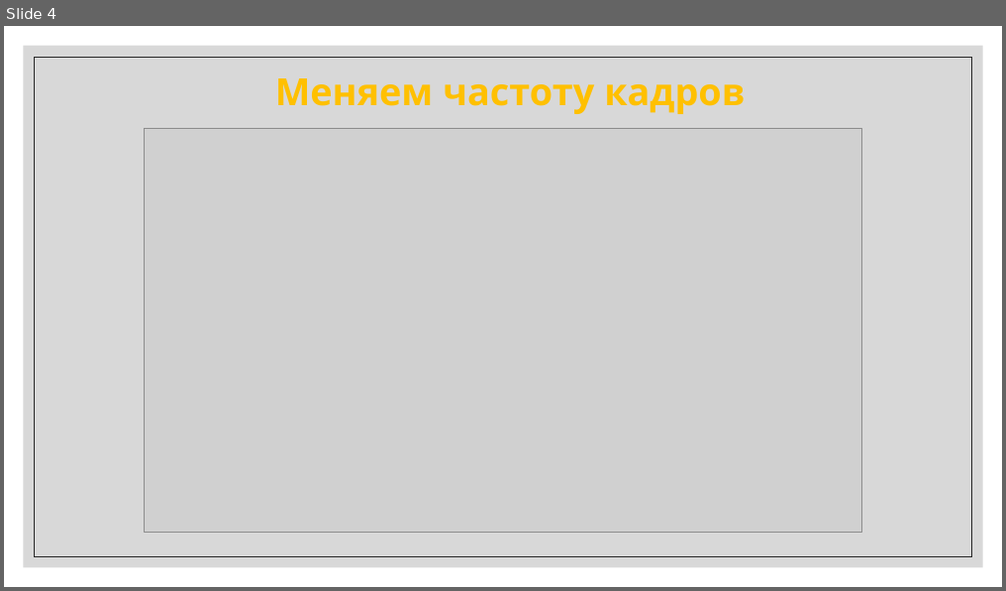
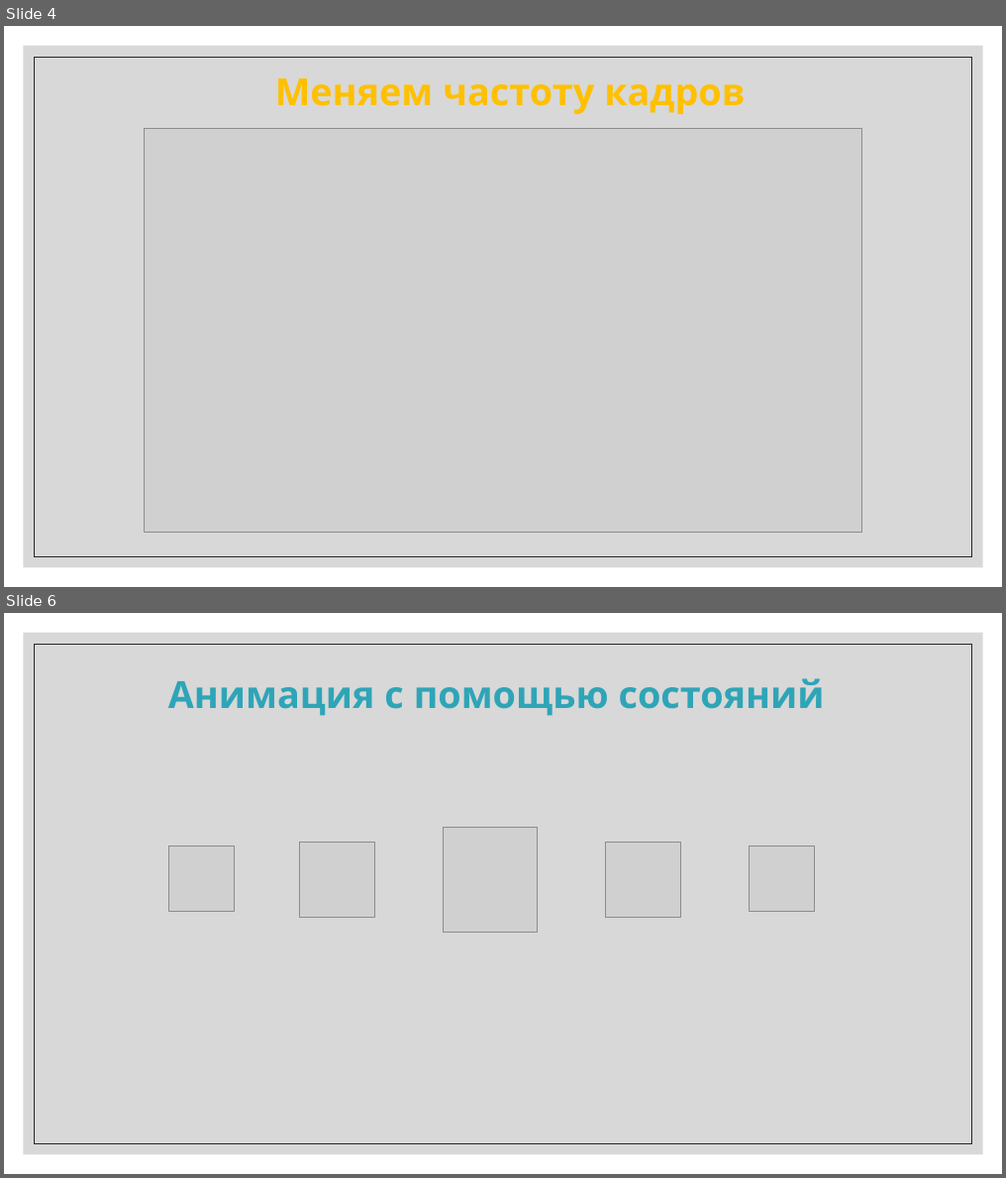
Before and after one commit to IriEfremova/LessonsCube, a slide deck: Unity/Lesson9/Animation.pptx. Shown one above the other, each under a label of ours: slide 4 before the commit, slides 4 and 6 after it; the slides between them are not shown. The pictures are 1006x591 and 1006x1178 pixels, drawn with LibreOffice and Linux fonts; fonts in the diff are those of the drawing; grey boxes stand for pictures. Boxes give left, top, right and bottom in pixels: in the first picture for what was removed or moved away, otherwise in the second. Text is boxed around its words. In the diff, an @@ line names an element or a change of style, - is before the commit and + after.

Commit message:
Edit

```diff
--- a/Unity/Lesson9/Animation.pptx
+++ b/Unity/Lesson9/Animation.pptx
@@ slide 6 added at box(4, 613, 1002, 1174), background #FFFFFF; not listed: 2 template elements that a slide beside it also shows @@
@@ title added at box(168, 678, 825, 716), 36 pt, text #2EA5B7, bold @@
+Анимация с помощью состояний
@@ picture added at box(168, 846, 235, 912) @@
@@ picture added at box(300, 842, 375, 918) @@
@@ picture added at box(444, 827, 537, 932) @@
@@ picture added at box(605, 842, 681, 918) @@
@@ picture added at box(749, 846, 816, 912) @@
```
Also in this commit, not shown: 3 slides changed, 5 other slides added, 1 slide removed.
